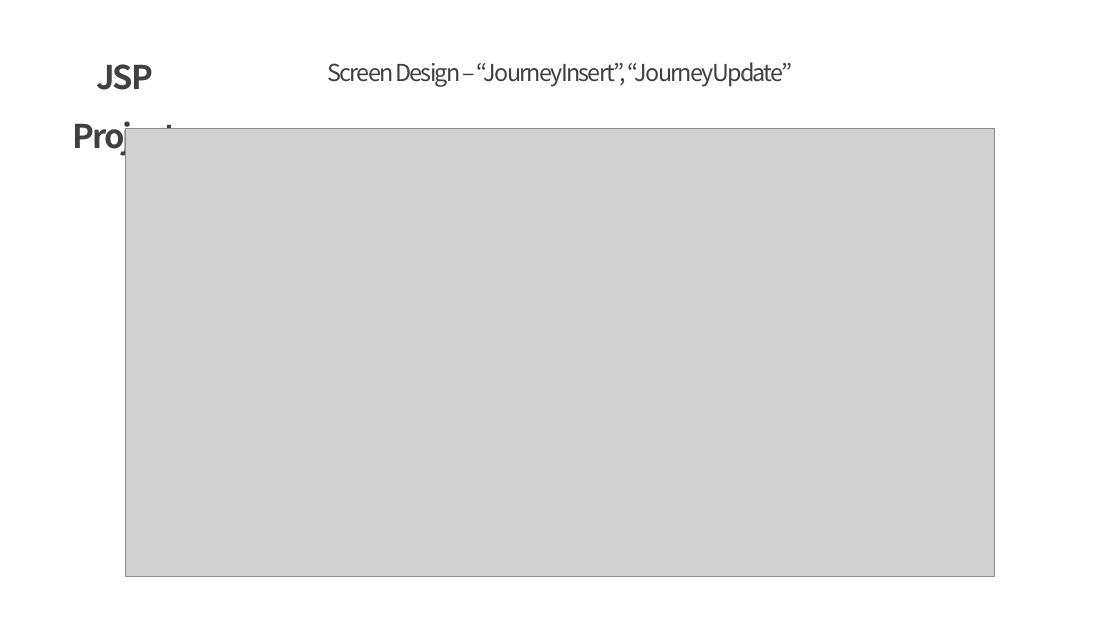
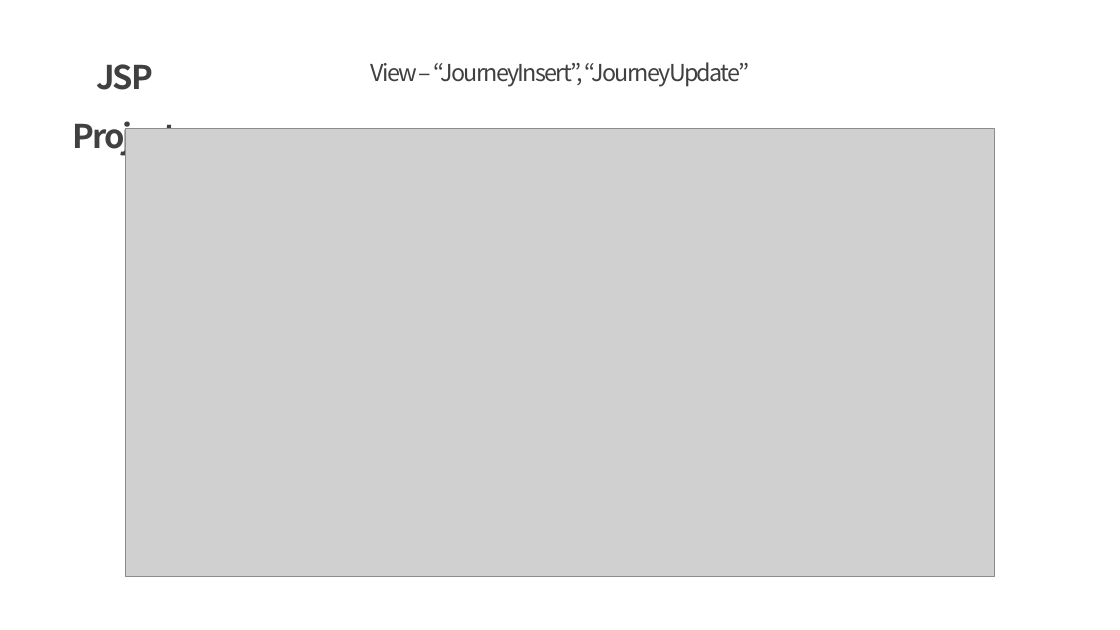
Before and after one commit to Mareef/College, a slide deck: slide 15 of jsp/project_201644008_3.pptx (slide 14 before the commit). Drawn at 1120x630 pixels with LibreOffice and Linux fonts; fonts in the diff are those of the drawing; grey boxes stand for pictures. Boxes give left, top, right and bottom in pixels: in the first picture for what was removed or moved away, otherwise in the second. Text is boxed around its words. In the diff, an @@ line names an element or a change of style, - is before the commit and + after.

```diff
--- a/jsp/project_201644008_3.pptx
+++ b/jsp/project_201644008_3.pptx
@@ text at [371,62,749,87]: text changed @@
-Screen Design – “JourneyInsert”, “JourneyUpdate”
+View – “JourneyInsert”, “JourneyUpdate”
```
Also in this commit, not shown: 10 other slides changed, 2 slides added, 1 slide removed, 1 other file.
